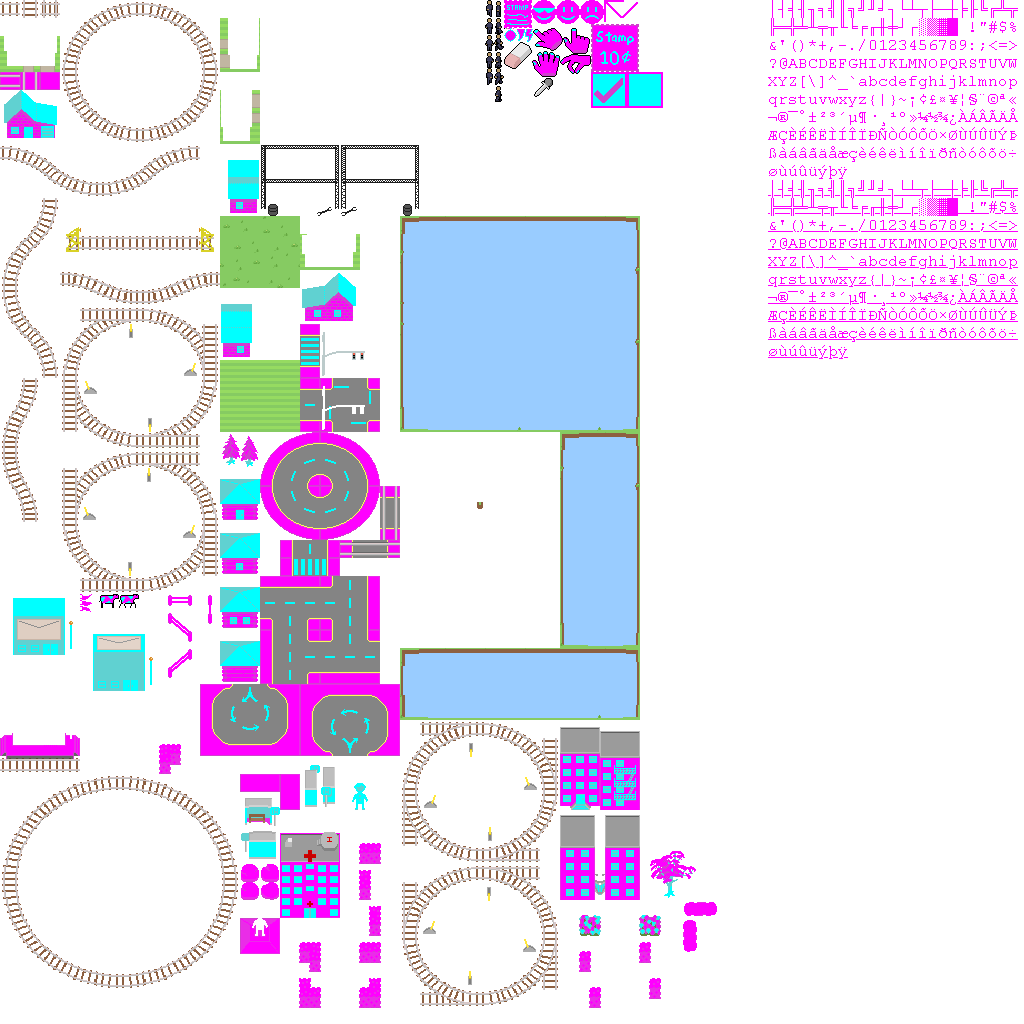
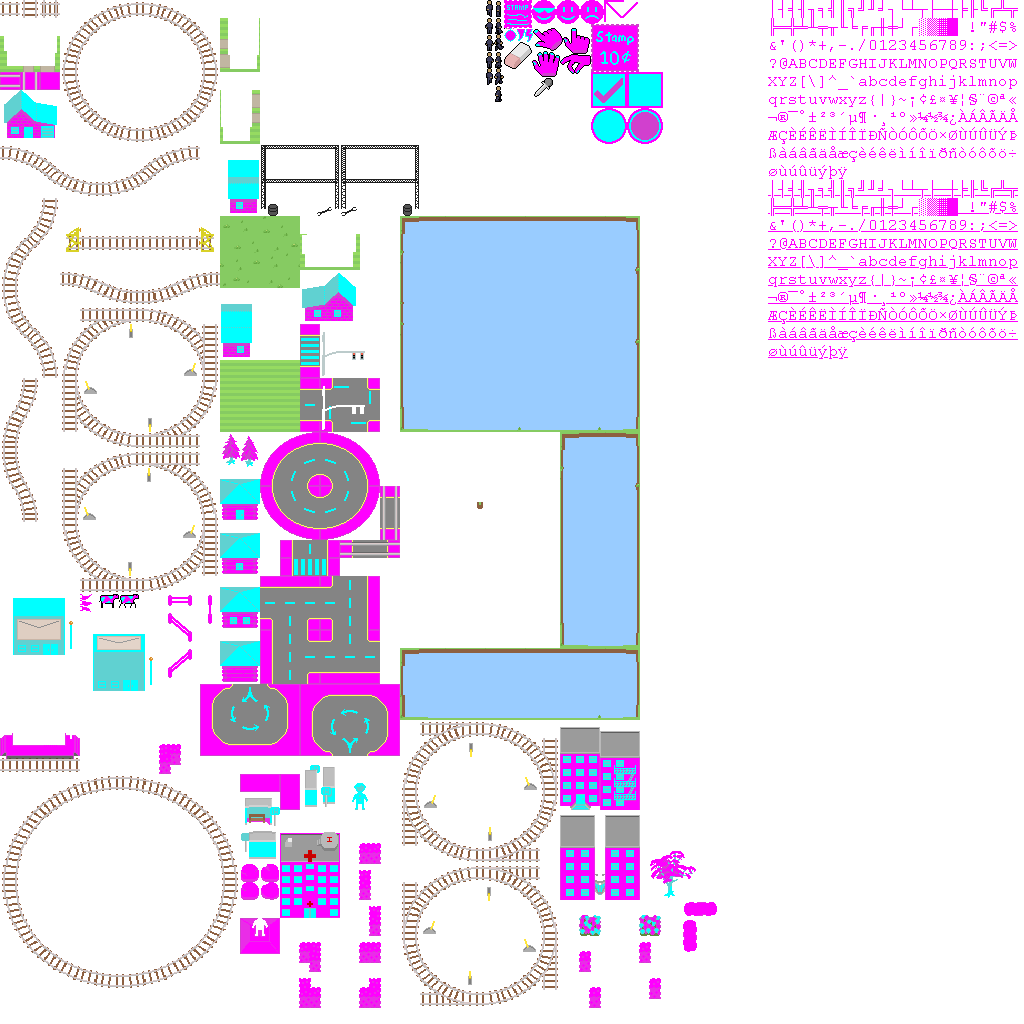
The second 1024px x 1024px image is a revision of the first. Changes to its layers:
painted on "base.png copy" over left=591, top=108, right=663, bottom=144
